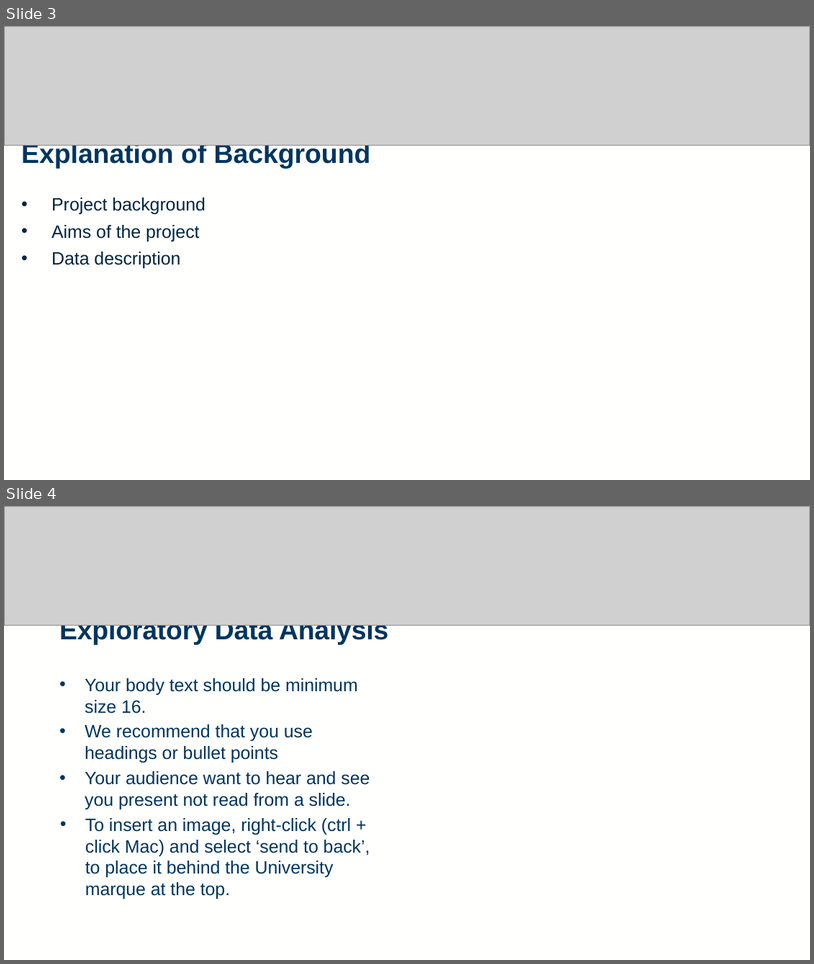
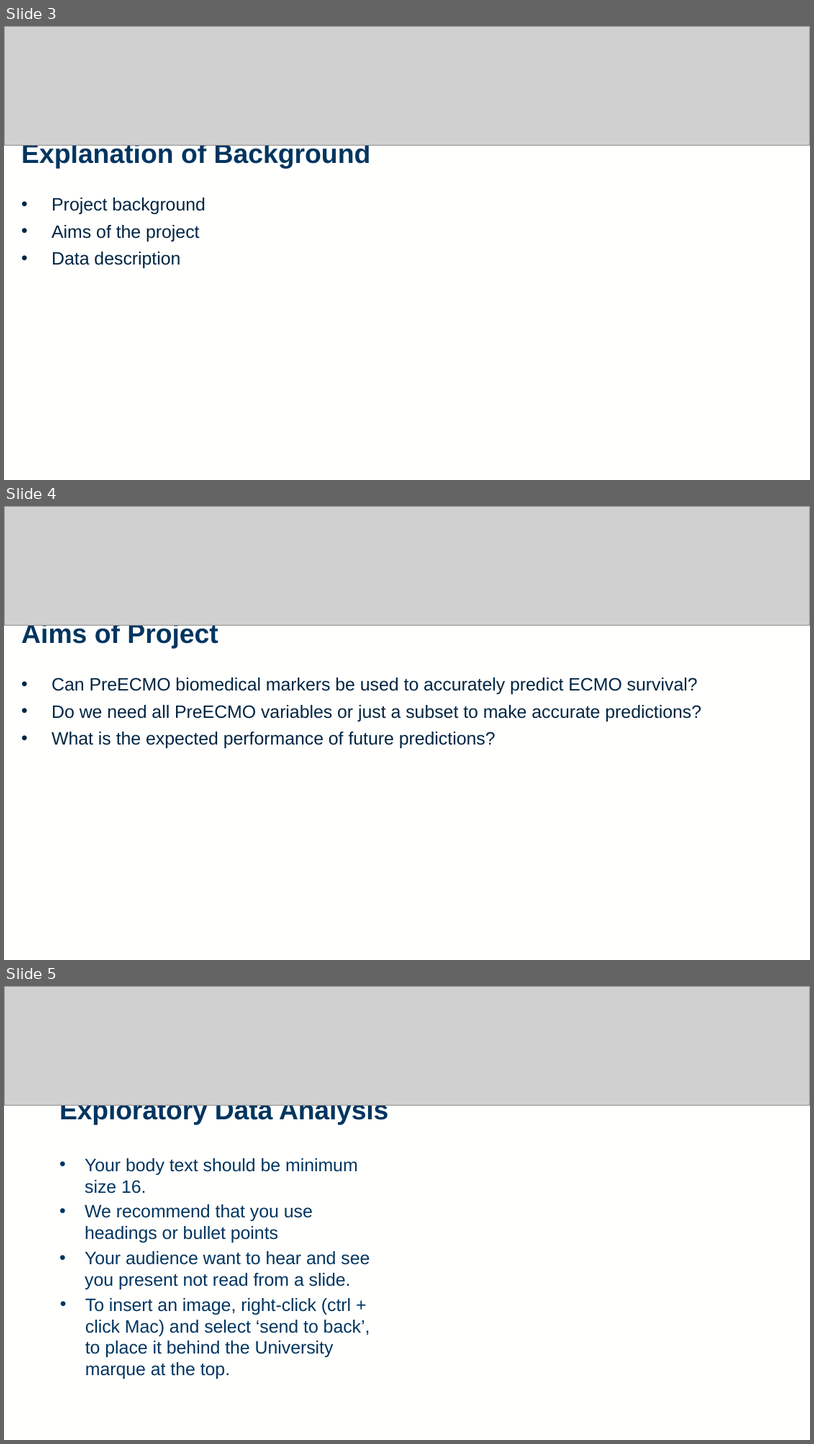
Before and after one commit to rtedwards/ARDS-classification, a slide deck: viva/viva_2416963E.pptx. Shown one above the other, each under a label of ours: slides 3 and 4 before the commit, slides 3, 4 and 5 after it. The pictures are 814x964 and 814x1444 pixels, drawn with LibreOffice and Linux fonts; fonts in the diff are those of the drawing; grey boxes stand for pictures. Boxes give left, top, right and bottom in pixels: in the first picture for what was removed or moved away, otherwise in the second. Text is boxed around its words. In the diff, an @@ line names an element or a change of style, - is before the commit and + after.

```diff
--- a/viva/viva_2416963E.pptx
+++ b/viva/viva_2416963E.pptx
@@ slide 4 added at (x1=4, y1=506, x2=810, y2=960), background #FFFFFE; not listed: 3 template elements that a slide beside it also shows @@
@@ picture added at (x1=4, y1=506, x2=810, y2=626) @@
@@ text added at (x1=21, y1=621, x2=702, y2=748), 16 pt, text #002542 @@
+Aims of Project
+• Can PreECMO biomedical markers be used to accurately predict ECMO survival?
+• Do we need all PreECMO variables or just a subset to make accurate predictions?
+• What is the expected performance of future predictions?
@@ what was slide 4 is now slide 5 @@
```
Also in this commit, not shown: 1 slide changed, 2 other slides added.
